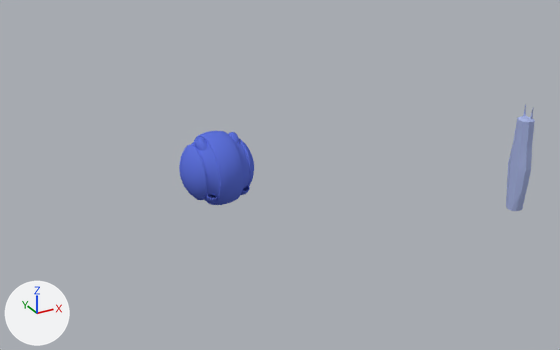
Before and after pictures for a commit that changed the Blender file Openhypt/OpenhyptProject/Assets/Vehicles/GottaGoFast.blend.
Camera for both pictures: a 50 mm camera at (-7.76, -17.61, 9.69) aimed at (1.24, -1.25, 1.51). The lights are fixed; the arrows at lower left show +X, +Y and +Z.

Names of what the first picture shows: 'GottaGoFast', 'PiriComparison'.
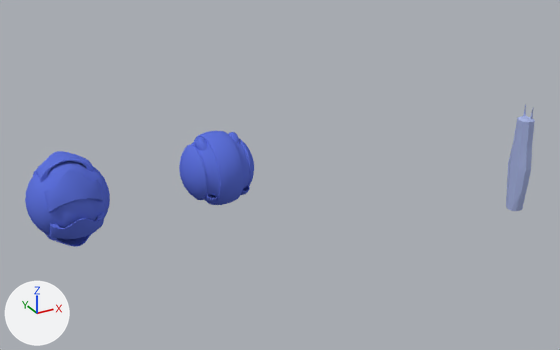
Changed parts and their boxes (x1, y1, x2, y2) in the pictures (560 x 350 px):
'GottaGoFast2', shown (blue): after (25, 151, 110, 247)

Patch to the scene script:
```diff
--- a/Openhypt/OpenhyptProject/Assets/Vehicles/GottaGoFast.blend.py
+++ b/Openhypt/OpenhyptProject/Assets/Vehicles/GottaGoFast.blend.py
@@ ob_gottagofast2 @@
 ob_gottagofast2.location = (-4.0, 0.0, 1.5)
-ob_gottagofast2.hide_viewport = True
```
